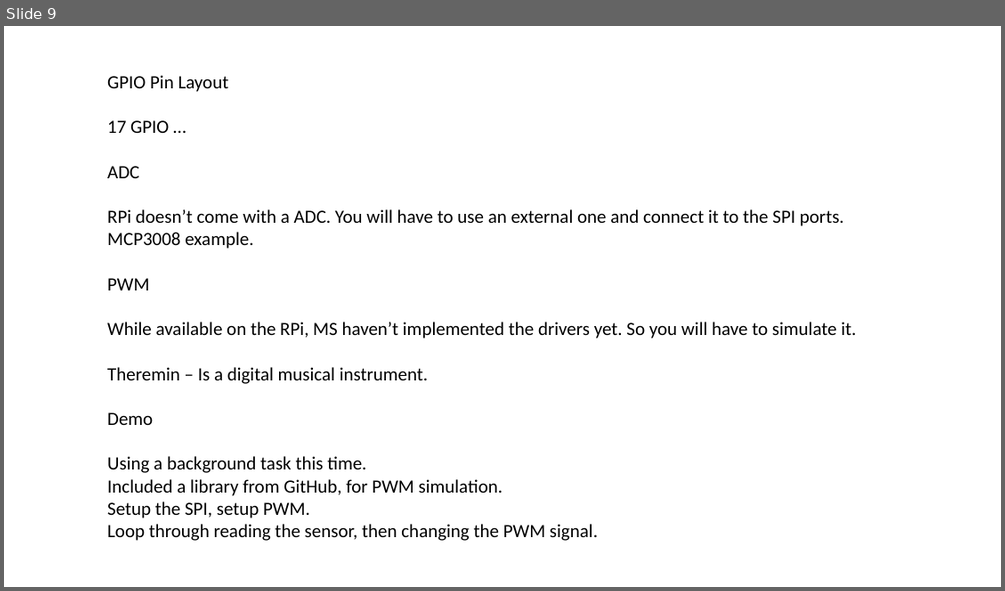
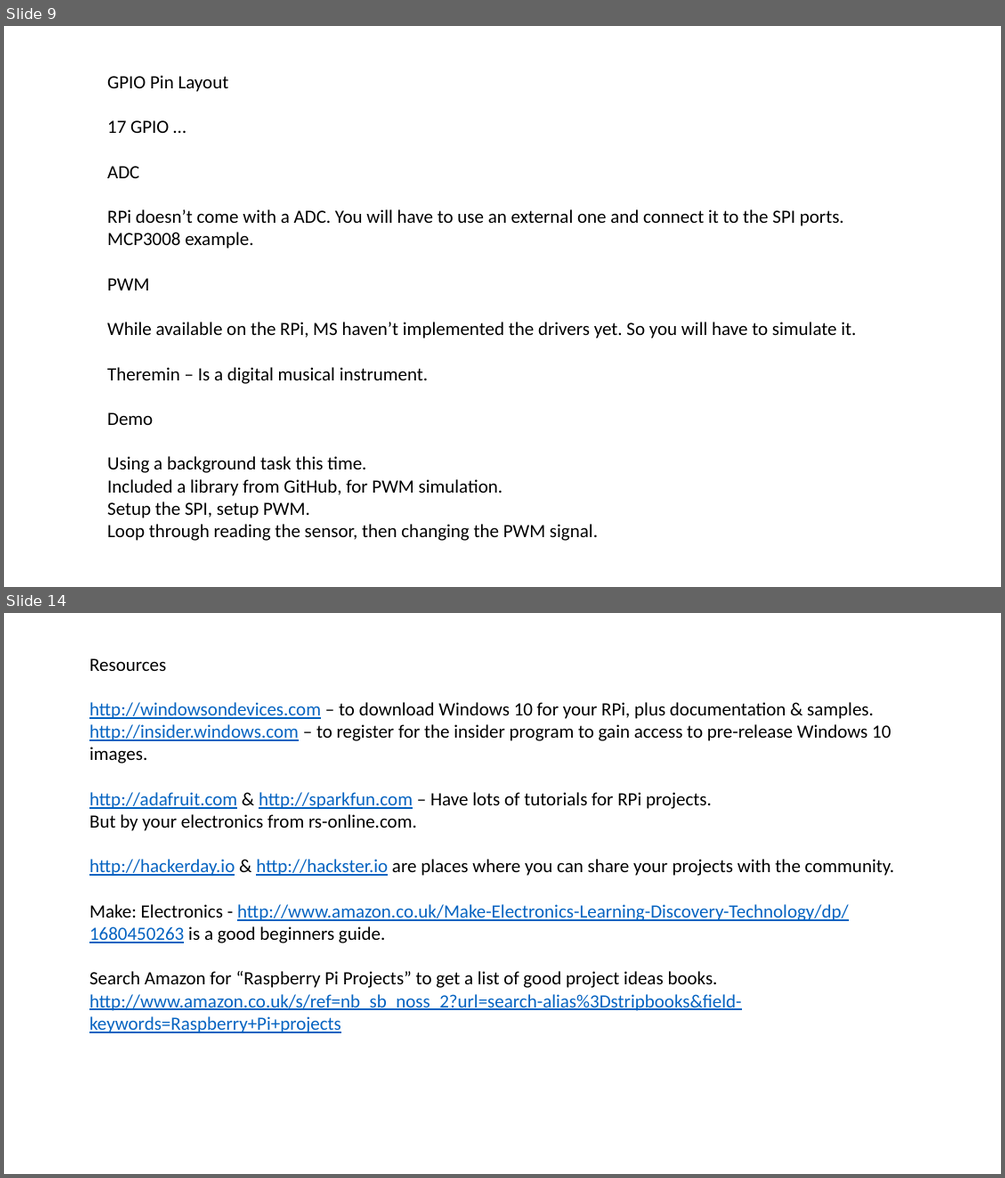
Before and after one commit to ritasker/Presentations-Archive, a slide deck: Current/WindowsOnRaspberryPi/Win10onTheRaspPi.pptx. Shown one above the other, each under a label of ours: slide 9 before the commit, slides 9 and 14 after it; the slides between them are not shown. The pictures are 1005x591 and 1005x1178 pixels, drawn with LibreOffice and Linux fonts; fonts in the diff are those of the drawing; background and template pictures are left out. Boxes give left, top, right and bottom in pixels: in the first picture for what was removed or moved away, otherwise in the second. Text is boxed around its words. In the diff, an @@ line names an element or a change of style, - is before the commit and + after.

Commit message:
New content and a new image

```diff
--- a/Current/WindowsOnRaspberryPi/Win10onTheRaspPi.pptx
+++ b/Current/WindowsOnRaspberryPi/Win10onTheRaspPi.pptx
@@ slide 14 added at [4, 613, 1001, 1174], background picture (left out) @@
@@ text added at [89, 658, 895, 1033], 18 pt, text #000000 @@
+Resources
+http://windowsondevices.com – to download Windows 10 for your RPi, plus documentation & samples.
+http://insider.windows.com – to register for the insider program to gain access to pre-release Windows 10 images.
+http://adafruit.com & http://sparkfun.com – Have lots of tutorials for RPi projects.
+But by your electronics from rs-online.com.
+http://hackerday.io & http://hackster.io are places where you can share your projects with the community.
+Make: Electronics - http://www.amazon.co.uk/Make-Electronics-Learning-Discovery-Technology/dp/1680450263 is a good beginners guide.
+Search Amazon for “Raspberry Pi Projects” to get a list of good project ideas books.
+http://www.amazon.co.uk/s/ref=nb_sb_noss_2?url=search-alias%3Dstripbooks&field-keywords=Raspberry+Pi+projects
```
Also in this commit, not shown: 1 slide changed, 4 other slides added, 1 other file.
